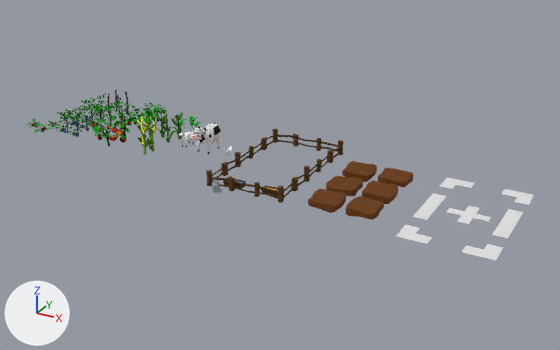
An edit to the glTF model assets/gltf/objects.glb, drawn before and after from the same camera.
Camera for both pictures: a 50 mm lens placed at (36.9, -49.8, 26.0), pointed at (7.7, 3.4, -0.6). Arrows for +X, +Y and +Z are at lower left; the lights stay in place. Vertices at the same position are counted once.

The first picture shows 'cow', 'fence', 'grape_2', 'ground1', 'ground2', 'ground3', 'ground4', 'ground5', 'ground6', 'placeholder', 'tomato_3'.
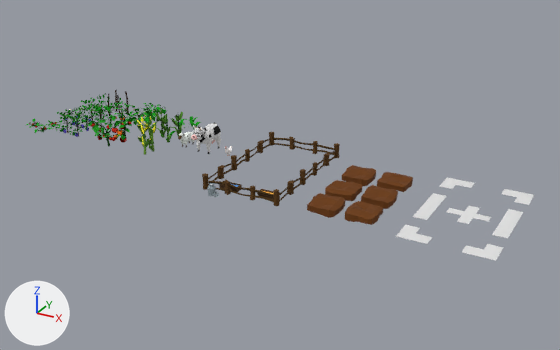
What differs and where, as boxes [x1, y1, x2, y2] in the pictures (560 x 350 px):
```json
{"object": "fence", "change": "moved", "before": [206, 128, 344, 203], "after": [202, 132, 340, 206]}
{"object": "ground5", "change": "moved", "before": [345, 196, 384, 220], "after": [345, 201, 383, 225]}
{"object": "ground6", "change": "moved", "before": [308, 188, 346, 213], "after": [307, 193, 345, 218]}
{"object": "ground3", "change": "moved", "before": [362, 180, 398, 204], "after": [361, 185, 398, 209]}
{"object": "ground4", "change": "moved", "before": [326, 176, 363, 196], "after": [325, 180, 362, 201]}
{"object": "ground1", "change": "moved", "before": [377, 168, 413, 187], "after": [377, 172, 413, 192]}
{"object": "ground2", "change": "moved", "before": [342, 161, 377, 182], "after": [342, 165, 376, 186]}
```

Edits to the scene script, one JSON object a line:
```json
{"block": "me_milk_can_001", "where": "me_milk_can_001.from_pydata(...)  # 909 vertices, 1496 faces; spans x -1.47..5.64, y -0.39..12.12, z -0.06..1.28"}
{"block": "me_milk_can_001", "where": "# used by ob_fence; location = (5.54, -3.23, 0.05)"}
{"block": "me_milk_can_001", "change": "me_milk_can_001 part 1: the whole mesh is moved by (-2.17, -6.4, 0.0)"}
{"op": "set", "path": "ob_fence.location", "old": "(5.54, -3.23, 0.05)", "new": "(7.44, 2.99, -0.24)"}
{"op": "add", "block": "ob_ground1", "code": "ob_ground1.parent = ob_ground"}
{"op": "set", "path": "ob_ground1.location", "old": "(16.83, 6.615, 0.0901)", "new": "(1.451, 3.335, -0.0527)"}
{"op": "add", "block": "ob_ground3", "code": "ob_ground3.parent = ob_ground"}
{"op": "set", "path": "ob_ground3.location", "old": "(16.87, 3.22, 0.182)", "new": "(1.486, -0.06, 0.0388)"}
{"op": "add", "block": "ob_ground5", "code": "ob_ground5.parent = ob_ground"}
{"op": "set", "path": "ob_ground5.location", "old": "(16.99, -0.164, 0.215)", "new": "(1.606, -3.444, 0.0722)"}
{"op": "add", "block": "ob_ground2", "code": "ob_ground2.parent = ob_ground"}
{"op": "set", "path": "ob_ground2.location", "old": "(13.64, 6.583, 0.0425)", "new": "(-1.742, 3.303, -0.1)"}
{"op": "add", "block": "ob_ground4", "code": "ob_ground4.parent = ob_ground"}
{"op": "set", "path": "ob_ground4.location", "old": "(13.78, 3.211, 0.0415)", "new": "(-1.606, -0.0693, -0.101)"}
{"op": "add", "block": "ob_ground6", "code": "ob_ground6.parent = ob_ground"}
{"op": "set", "path": "ob_ground6.location", "old": "(13.81, -0.16, 0.176)", "new": "(-1.566, -3.44, 0.0334)"}
{"op": "add", "block": "ob_ground", "code": ["ob_ground = bpy.data.objects.new('ground', None)", "ob_ground.location = (15.48, 2.918, -0.103)"]}
```
